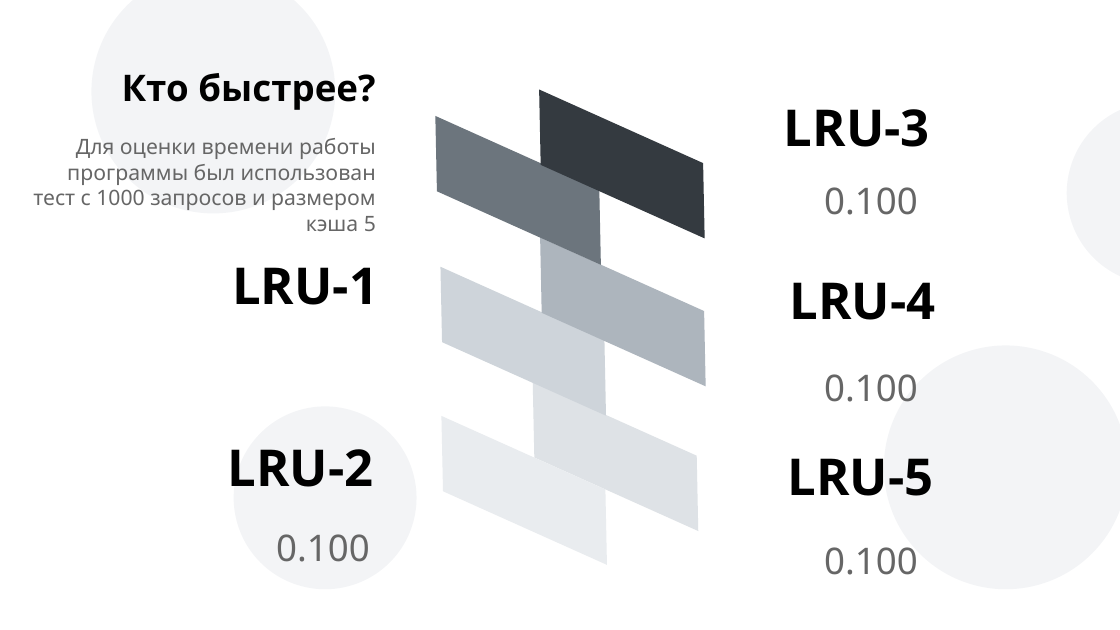
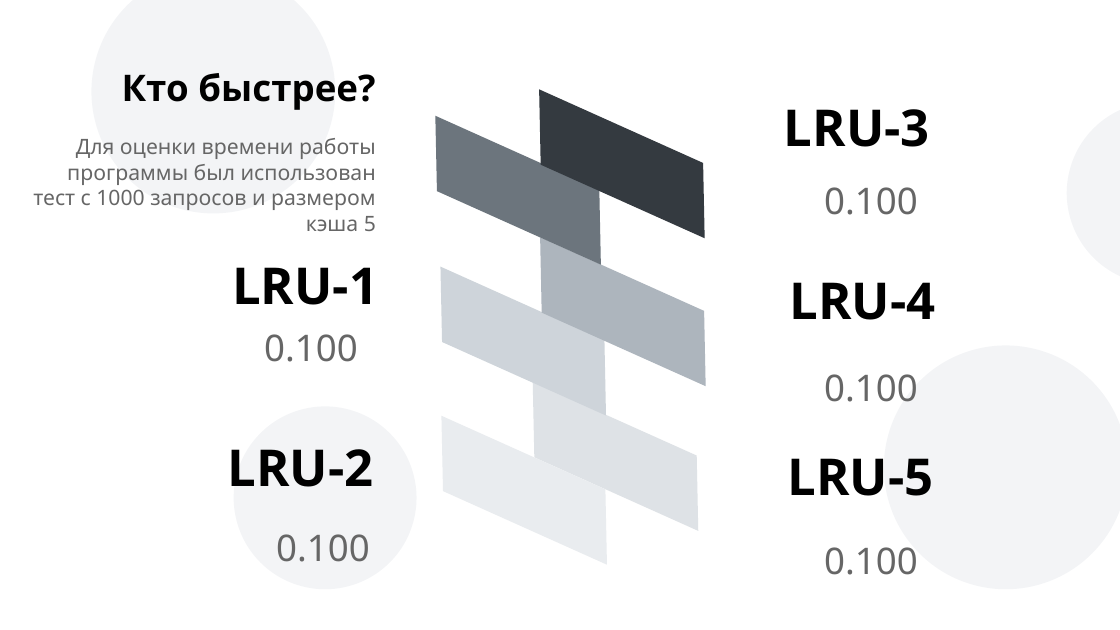
Before and after one commit to andreyStrachuk/LRU-K, a slide deck: slide 28 of Theory/Презентация LRU-K.pptx (slide 25 before the commit). Drawn at 1120x630 pixels with LibreOffice and Linux fonts; fonts in the diff are those of the drawing. Boxes give left, top, right and bottom in pixels: in the first picture for what was removed or moved away, otherwise in the second. Text is boxed around its words. In the diff, an @@ line names an element or a change of style, - is before the commit and + after.

```diff
--- a/Theory/Презентация LRU-K.pptx
+++ b/Theory/Презентация LRU-K.pptx
@@ text added at [264, 334, 358, 362], 26 pt, text #666666 @@
+0.100
```
Also in this commit, not shown: 18 other slides changed, 7 slides added, 2 slides removed, 1 other file.
